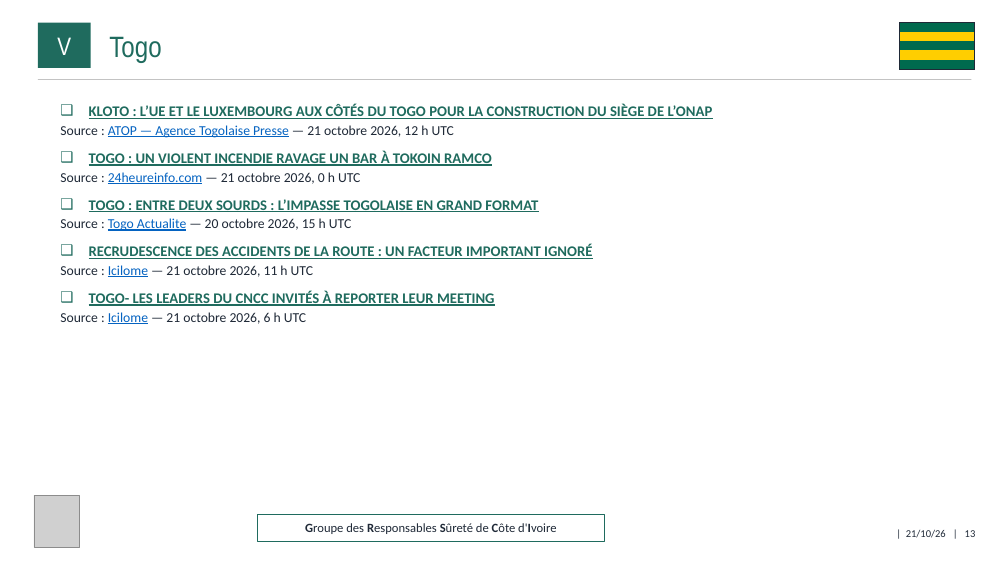
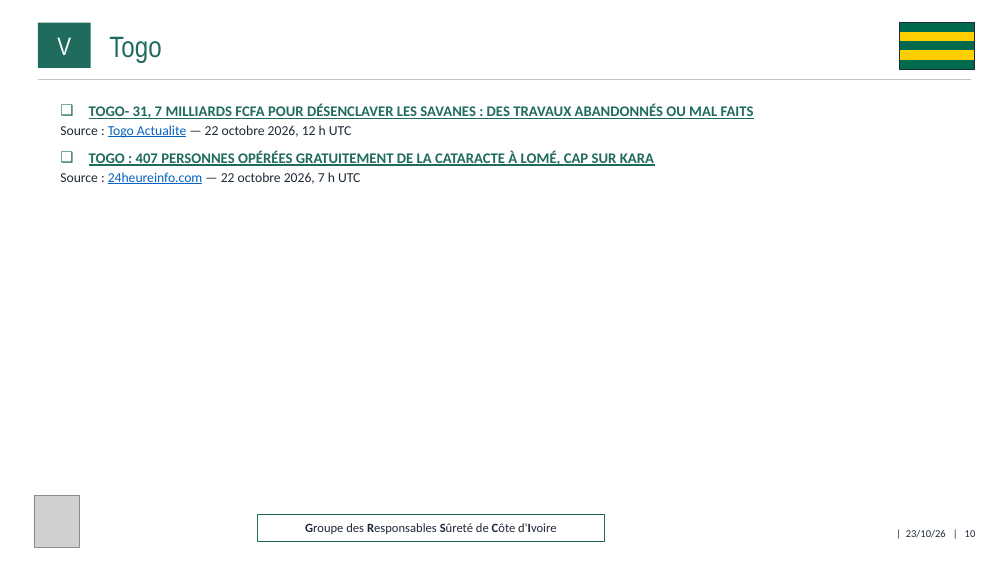
Before and after one commit to ytl1-ops/SentiqS, a slide deck: slide 10 of web/rapports/GRSCI/2026-10.pptx (slide 13 before the commit). Drawn at 1008x567 pixels with LibreOffice and Linux fonts; fonts in the diff are those of the drawing; grey boxes stand for pictures. Boxes give left, top, right and bottom in pixels: in the first picture for what was removed or moved away, otherwise in the second. Text is boxed around its words. In the diff, an @@ line names an element or a change of style, - is before the commit and + after.

```diff
--- a/web/rapports/GRSCI/2026-10.pptx
+++ b/web/rapports/GRSCI/2026-10.pptx
@@ text at (x1=60, y1=104, x2=754, y2=184): text changed @@
-❑ KLOTO : L’UE ET LE LUXEMBOURG AUX CÔTÉS DU TOGO POUR LA CONSTRUCTION DU SIÈGE DE L’ONAP
-  ▪ Source : ATOP — Agence Togolaise Presse — 21 octobre 2026, 12 h UTC
-❑ TOGO : UN VIOLENT INCENDIE RAVAGE UN BAR À TOKOIN RAMCO
-  ▪ Source : 24heureinfo.com — 21 octobre 2026, 0 h UTC
-❑ TOGO : ENTRE DEUX SOURDS : L’IMPASSE TOGOLAISE EN GRAND FORMAT
-  ▪ Source : Togo Actualite — 20 octobre 2026, 15 h UTC
-❑ RECRUDESCENCE DES ACCIDENTS DE LA ROUTE : UN FACTEUR IMPORTANT IGNORÉ
-  ▪ Source : Icilome — 21 octobre 2026, 11 h UTC
-❑ TOGO- LES LEADERS DU CNCC INVITÉS À REPORTER LEUR MEETING
-  ▪ Source : Icilome — 21 octobre 2026, 6 h UTC
+❑ TOGO- 31, 7 MILLIARDS FCFA POUR DÉSENCLAVER LES SAVANES : DES TRAVAUX ABANDONNÉS OU MAL FAITS
+  ▪ Source : Togo Actualite — 22 octobre 2026, 12 h UTC
+❑ TOGO : 407 PERSONNES OPÉRÉES GRATUITEMENT DE LA CATARACTE À LOMÉ, CAP SUR KARA
+  ▪ Source : 24heureinfo.com — 22 octobre 2026, 7 h UTC
@@ text at (x1=906, y1=530, x2=976, y2=538): text changed @@
-| 21/10/26 | 13
+| 23/10/26 | 10
```
Also in this commit, not shown: 15 other slides changed, 4 slides removed, 6 other files.
